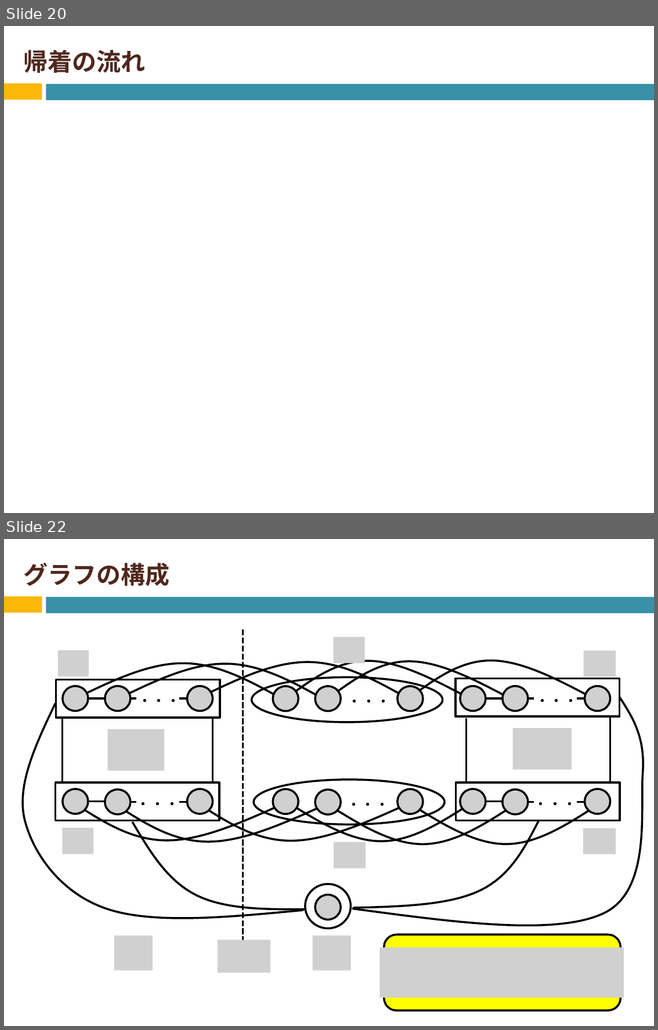
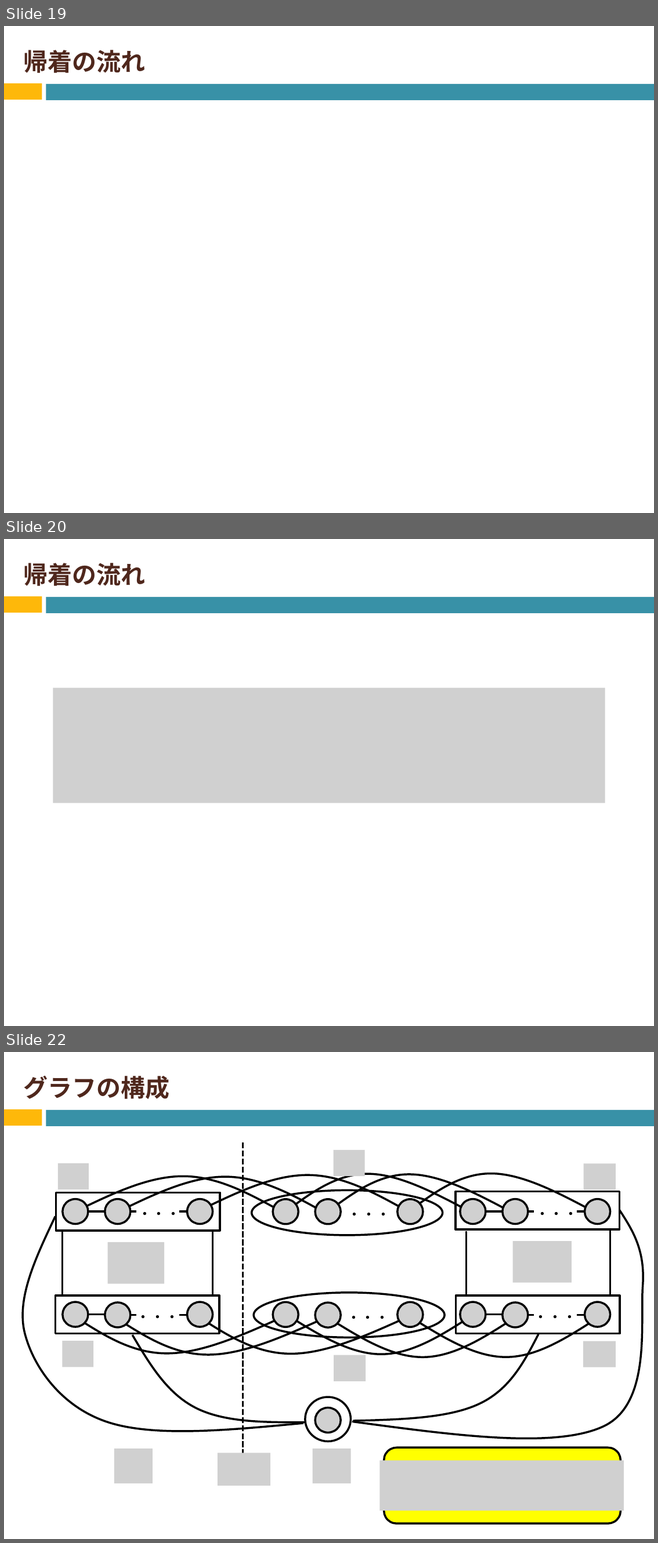
Before and after one commit to Izulabo-nitech/Distributed_Complexity_of_k-Maximal_Independent_Set_Verification, a slide deck: LAsy/LA用発表資料.pptx. Shown one above the other, each under a label of ours: slides 20 and 22 before the commit, slides 19, 20 and 22 after it; the slides between them are not shown. The pictures are 658x1030 and 658x1543 pixels, drawn with LibreOffice and Linux fonts; fonts in the diff are those of the drawing; grey boxes stand for pictures. Boxes give left, top, right and bottom in pixels: in the first picture for what was removed or moved away, otherwise in the second. Text is boxed around its words. In the diff, an @@ line names an element or a change of style, - is before the commit and + after.

```diff
--- a/LAsy/LA用発表資料.pptx
+++ b/LAsy/LA用発表資料.pptx
@@ slide 20 added at box(4, 539, 654, 1026), background #FFFFFF; not listed: 2 template elements that a slide beside it also shows @@
@@ title added at box(23, 563, 145, 586), 27 pt, text #4F271C, bold @@
+帰着の流れ
@@ picture added at box(53, 687, 604, 803) @@
@@ what was slide 20 is now slide 19 @@
```
Also in this commit, not shown: 4 slides changed, 3 other slides added, 2 slides removed.
